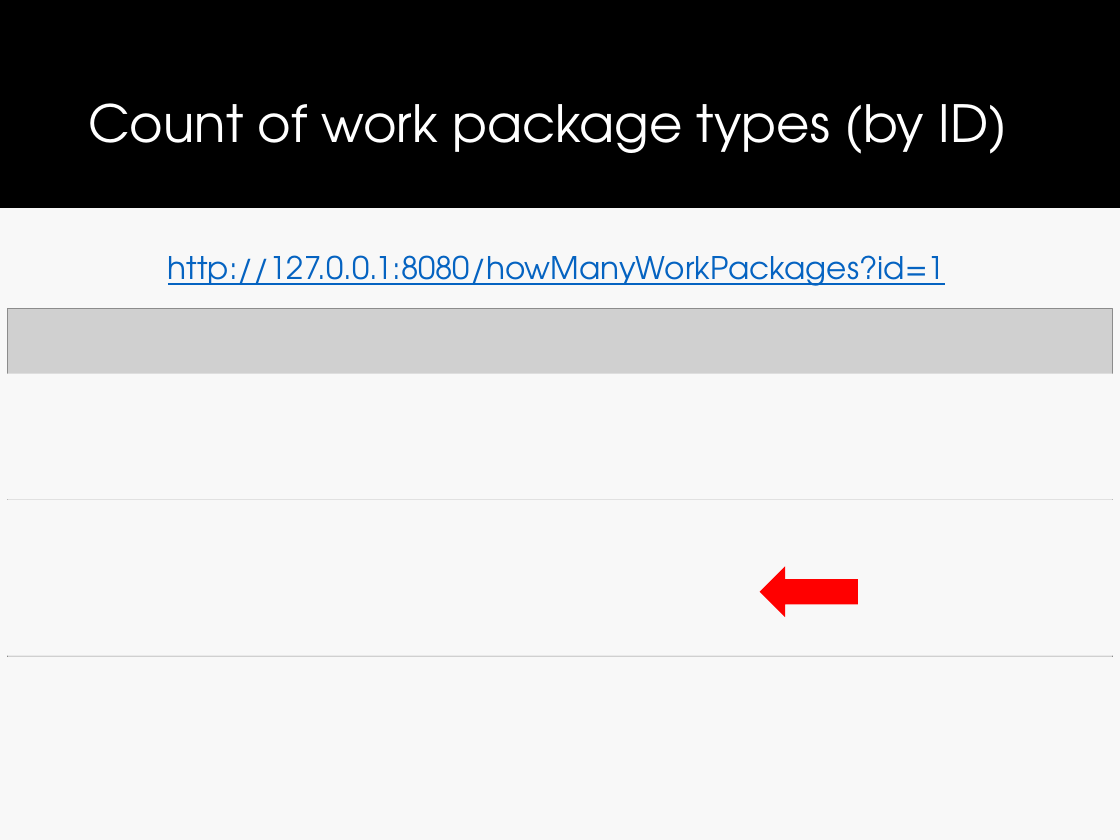
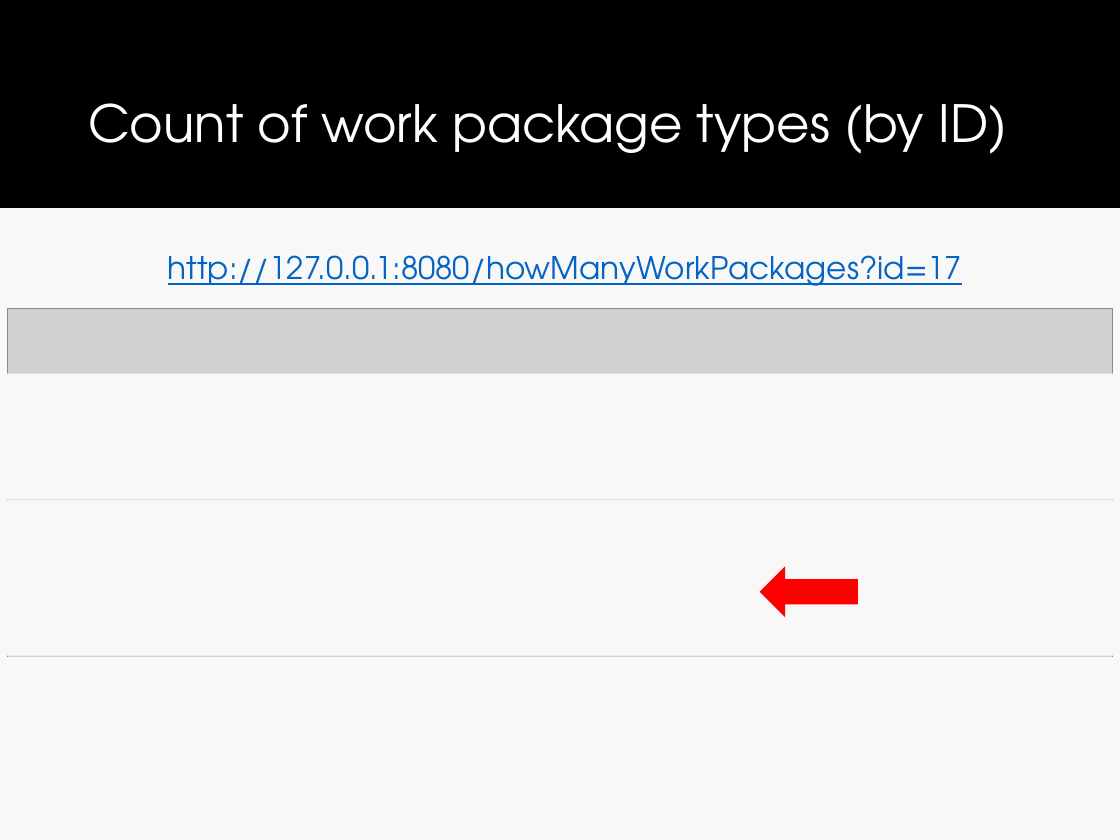
Before and after one commit to drslock/SPE2018, a slide deck: slide 17 of Lecture Slides/16 Spring JSON.pptx. Drawn at 1120x840 pixels with LibreOffice and Linux fonts; fonts in the diff are those of the drawing; grey boxes stand for pictures. Boxes give left, top, right and bottom in pixels: in the first picture for what was removed or moved away, otherwise in the second. Text is boxed around its words. In the diff, an @@ line names an element or a change of style, - is before the commit and + after.

```diff
--- a/Lecture Slides/16 Spring JSON.pptx
+++ b/Lecture Slides/16 Spring JSON.pptx
@@ text at (x1=168, y1=255, x2=962, y2=286): text changed @@
-http://127.0.0.1:8080/howManyWorkPackages?id=1
+http://127.0.0.1:8080/howManyWorkPackages?id=17
```
Also in this commit, not shown: 9 other slides changed, 1 slide added, 1 other file.
